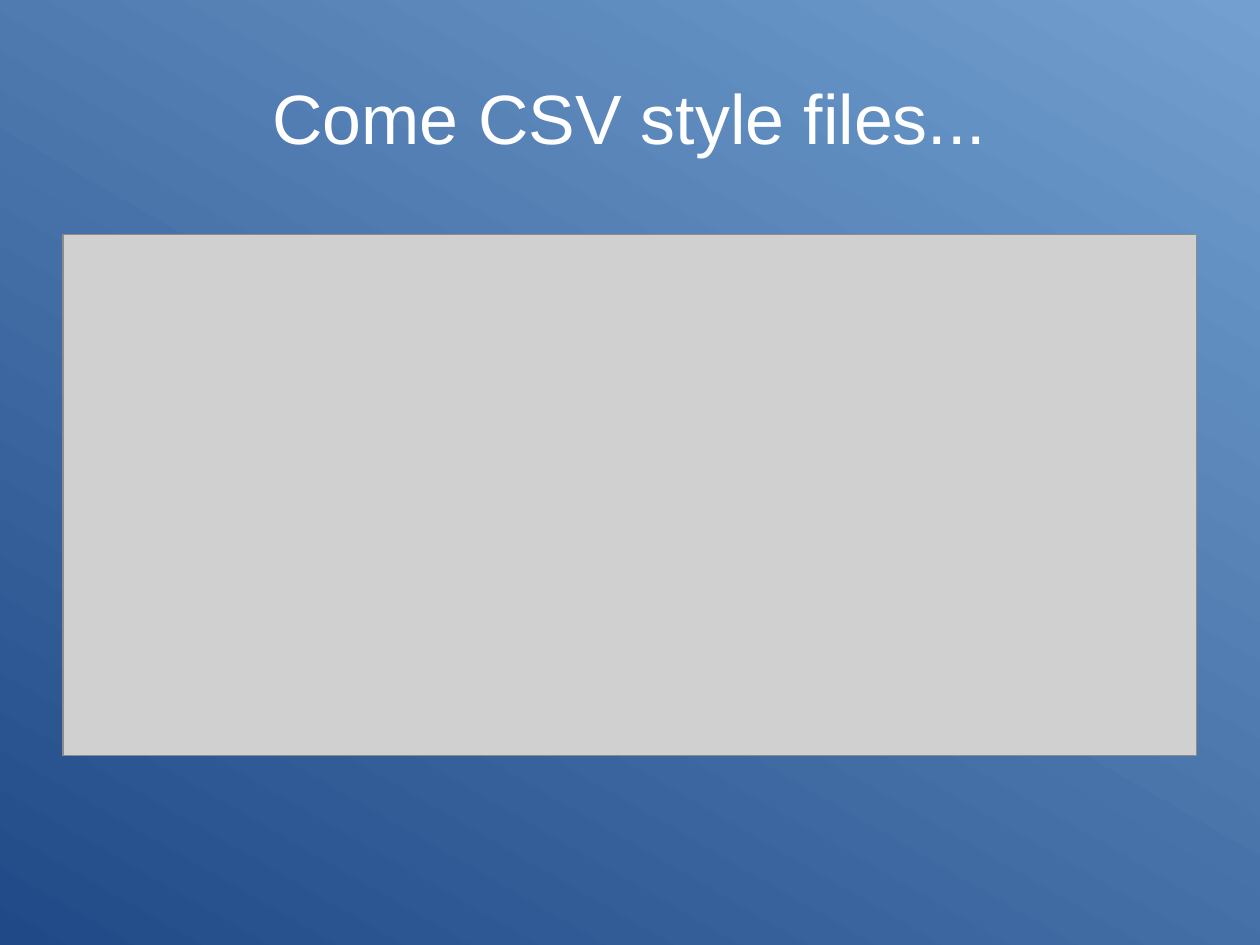
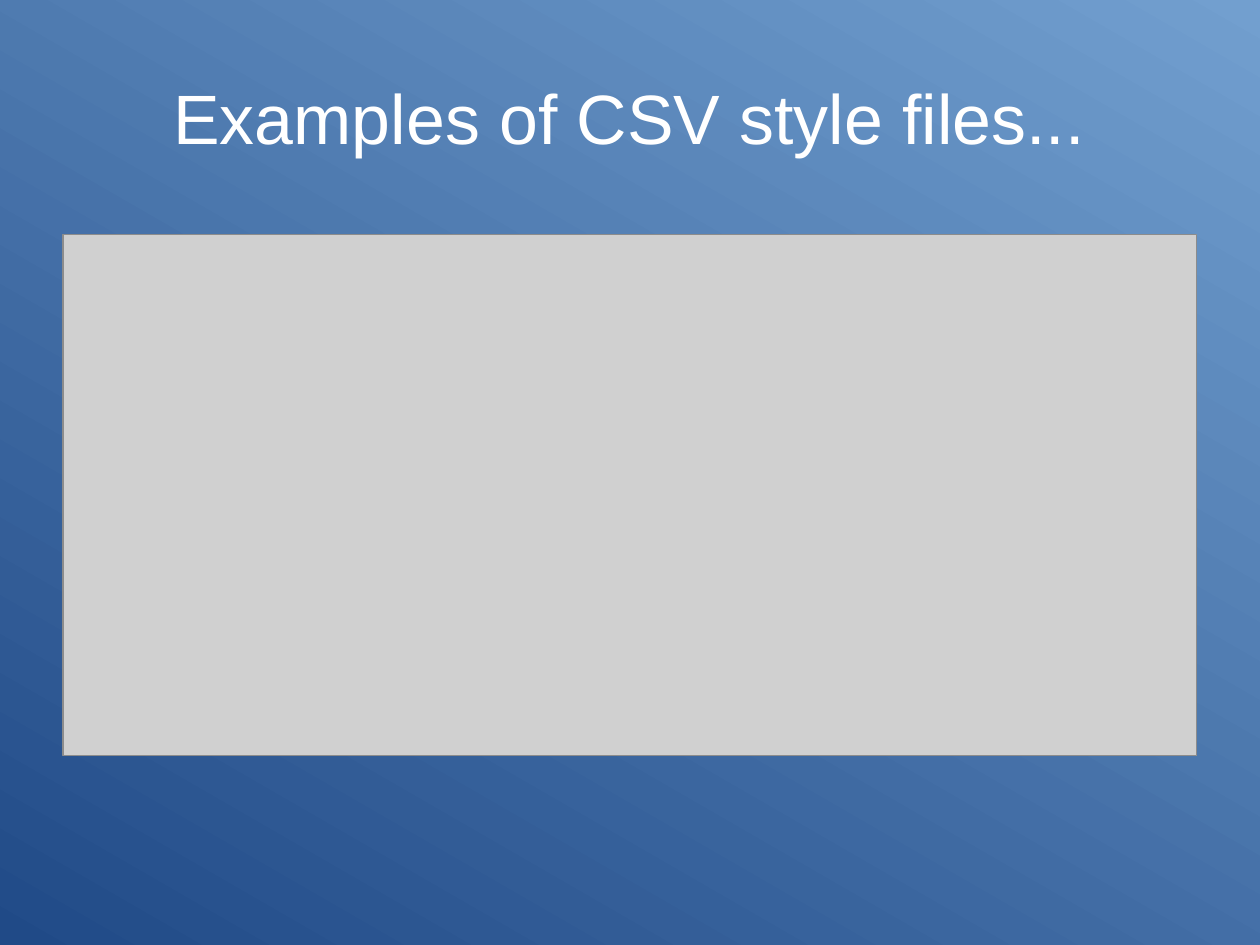
Before and after one commit to Clibre/An-introduction-to-bash, a slide deck: slide 65 of presentation.odp. Drawn at 1260x945 pixels with LibreOffice and Linux fonts; fonts in the diff are those of the drawing; grey boxes stand for pictures. Boxes give left, top, right and bottom in pixels: in the first picture for what was removed or moved away, otherwise in the second. Text is boxed around its words. In the diff, an @@ line names an element or a change of style, - is before the commit and + after.

```diff
--- a/presentation.odp
+++ b/presentation.odp
@@ title at [173,93,1084,157]: text changed @@
-Come CSV style files...
+Examples of CSV style files...
```
Also in this commit, not shown: 1 other slide changed, 10 other files.
